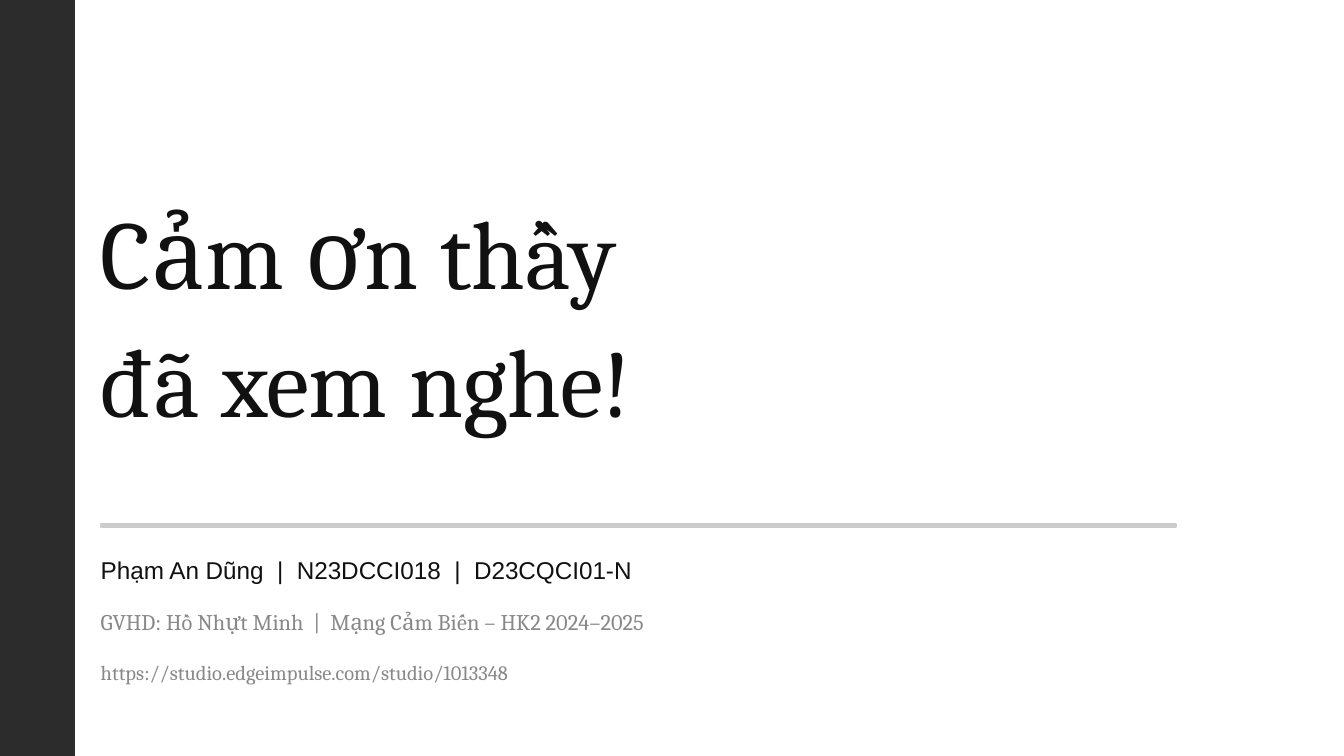
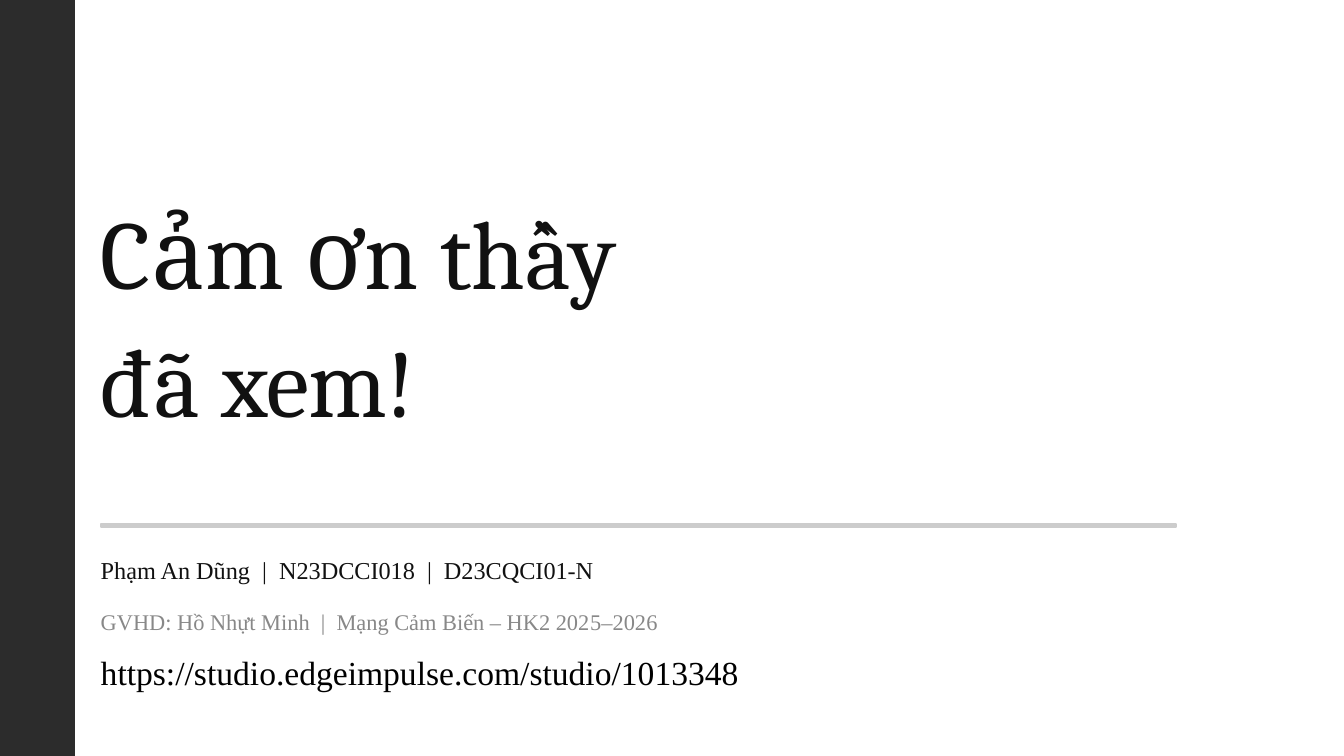
Before and after one commit to zrad224/mangcambien-cuoiky-N23DCCI018, a slide deck: slide 13 of docs/PhamAnDung_slide_cuoiky.pptx. Drawn at 1344x756 pixels with LibreOffice and Linux fonts; fonts in the diff are those of the drawing. Boxes give left, top, right and bottom in pixels: in the first picture for what was removed or moved away, otherwise in the second. Text is boxed around its words. In the diff, an @@ line names an element or a change of style, - is before the commit and + after.

```diff
--- a/docs/PhamAnDung_slide_cuoiky.pptx
+++ b/docs/PhamAnDung_slide_cuoiky.pptx
@@ text at bbox=[101, 349, 415, 418]: text changed @@
-đã xem nghe!
+đã xem!
@@ text "Phạm An Dũng | N23DCCI018 ..." at bbox=[101, 562, 593, 585]: font Arial to Times New Roman @@
@@ text at bbox=[101, 614, 658, 635]: text changed; font Cambria to Times New Roman @@
-GVHD: Hồ Nhựt Minh | Mạng Cảm Biến – HK2 2024–2025
+GVHD: Hồ Nhựt Minh | Mạng Cảm Biến – HK2 2025–2026
@@ text "https://studio.edgeimpulse.com/studio/1013348" at bbox=[101, 661, 739, 691]: size 11 to 18 pt, font Cambria to Times New Roman, text colour #888888 to #000000 @@
```
Also in this commit, not shown: 8 other slides changed, 1 other file.
